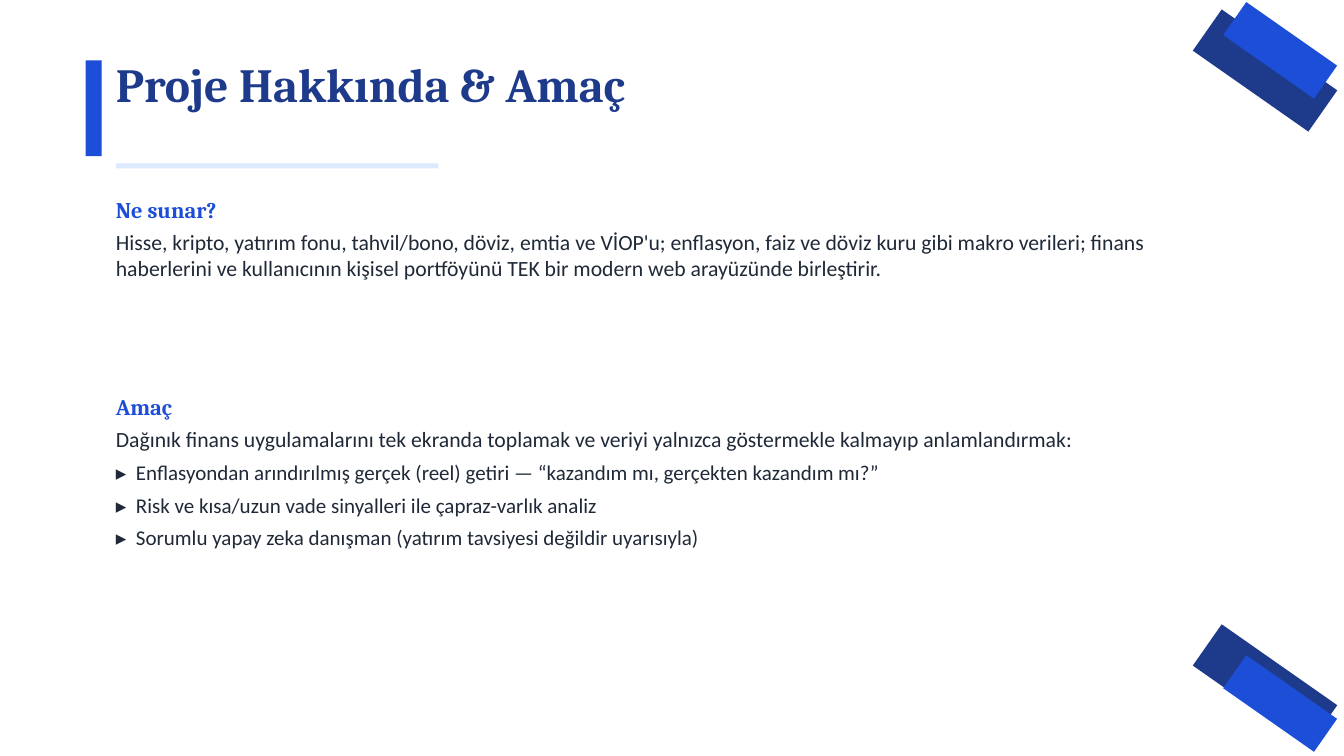
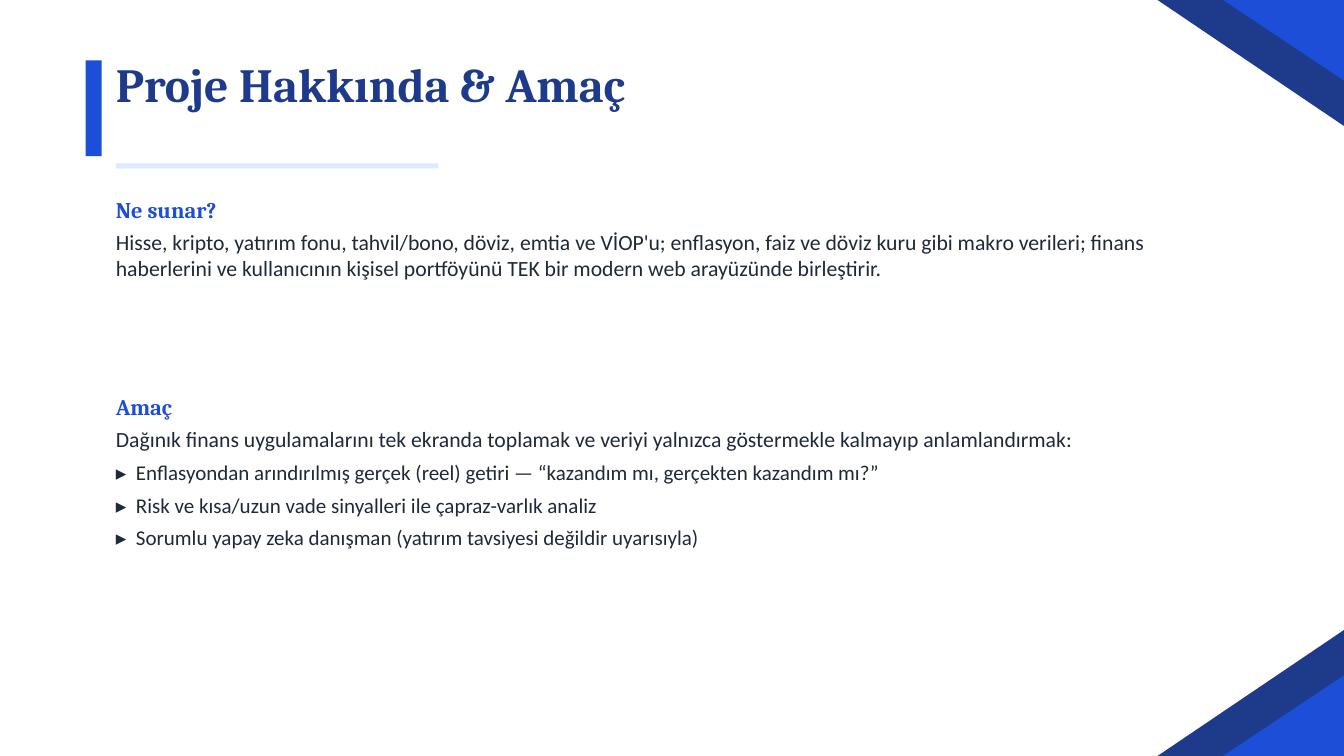
Before and after one commit to yigitsheker/finans-portali, a slide deck: slide 3 of docs/Finans_Portali_Sunum.pptx. Drawn at 1344x756 pixels with LibreOffice and Linux fonts; fonts in the diff are those of the drawing. Boxes give left, top, right and bottom in pixels: in the first picture for what was removed or moved away, otherwise in the second. Text is boxed around its words. In the diff, an @@ line names an element or a change of style, - is before the commit and + after.

```diff
--- a/docs/Finans_Portali_Sunum.pptx
+++ b/docs/Finans_Portali_Sunum.pptx
@@ rectangle to right triangle; mirrored; rotation 35 to 0 degrees in 4 elements at [1223,0,1344,81], [1223,676,1344,756], [1157,0,1344,126], [1157,630,1344,756] @@
```
Also in this commit, not shown: 8 other slides changed, 2 other files.
